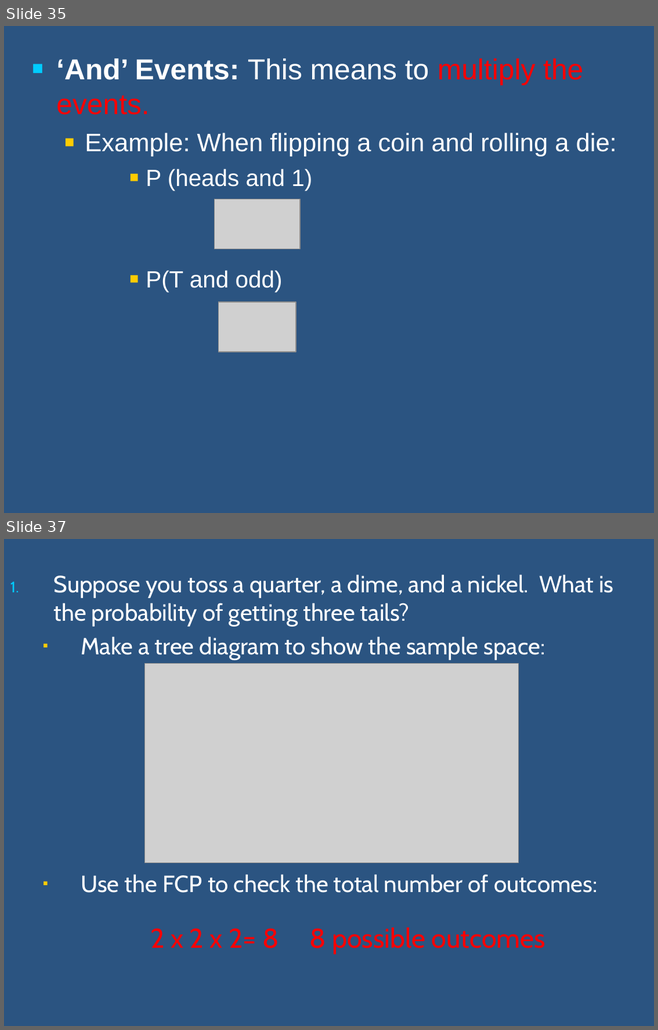
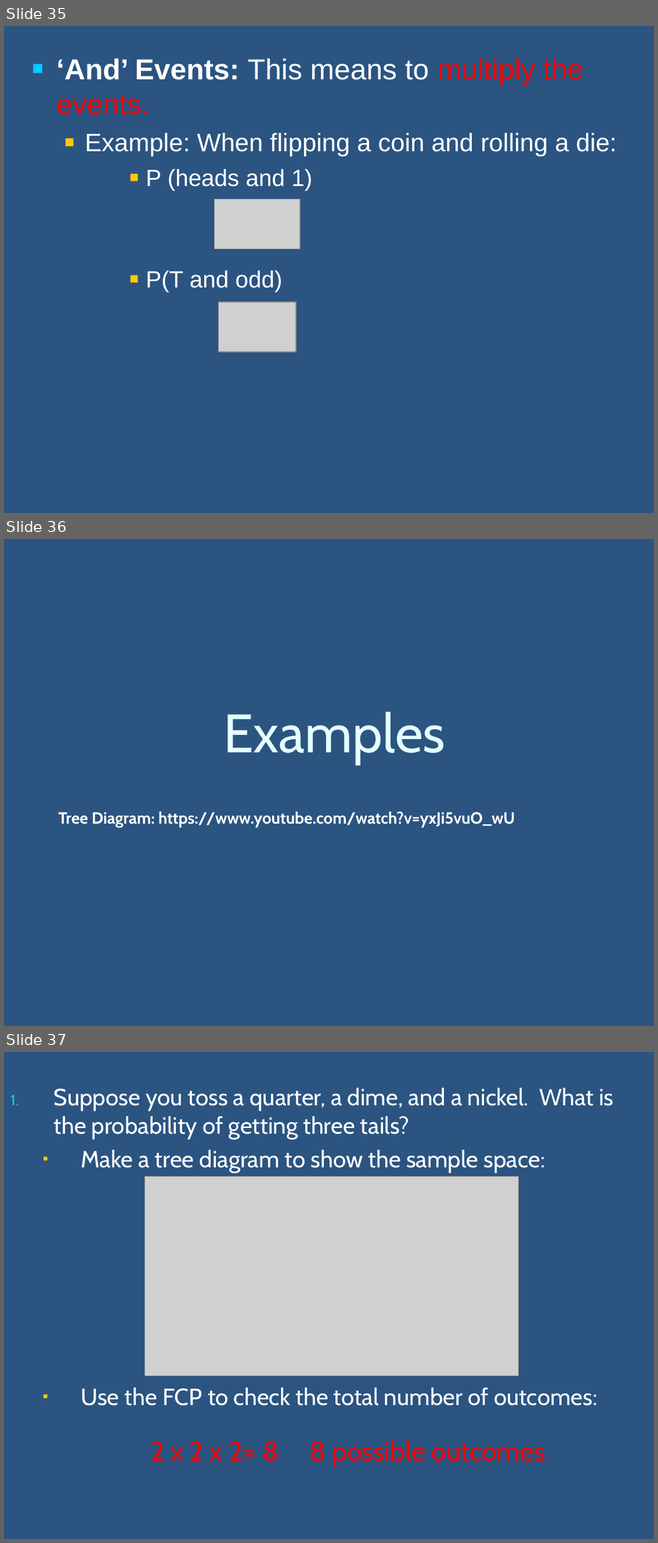
Before and after one commit to iamgeorge/iamgeorge.github.io, a slide deck: AOP_Math/Year 7/Unit 6/probability aop.ppt. Shown one above the other, each under a label of ours: slides 35 and 37 before the commit, slides 35, 36 and 37 after it; the slides between them are not shown. The pictures are 658x1030 and 658x1543 pixels, drawn with LibreOffice and Linux fonts; fonts in the diff are those of the drawing; grey boxes stand for pictures. Boxes give left, top, right and bottom in pixels: in the first picture for what was removed or moved away, otherwise in the second. Text is boxed around its words. In the diff, an @@ line names an element or a change of style, - is before the commit and + after.

```diff
--- a/AOP_Math/Year 7/Unit 6/probability aop.ppt
+++ b/AOP_Math/Year 7/Unit 6/probability aop.ppt
@@ slide 36 added at [4,539,654,1026], background #2B5481 @@
@@ title added at [223,712,445,765], 60 pt, text #E5FFFF @@
+Examples
@@ text added at [59,812,514,827], 18 pt, text #FFFFFF, bold @@
+Tree Diagram: https://www.youtube.com/watch?v=yxJi5vuO_wU
```
Also in this commit, not shown: 1 slide removed, 26 other files.
